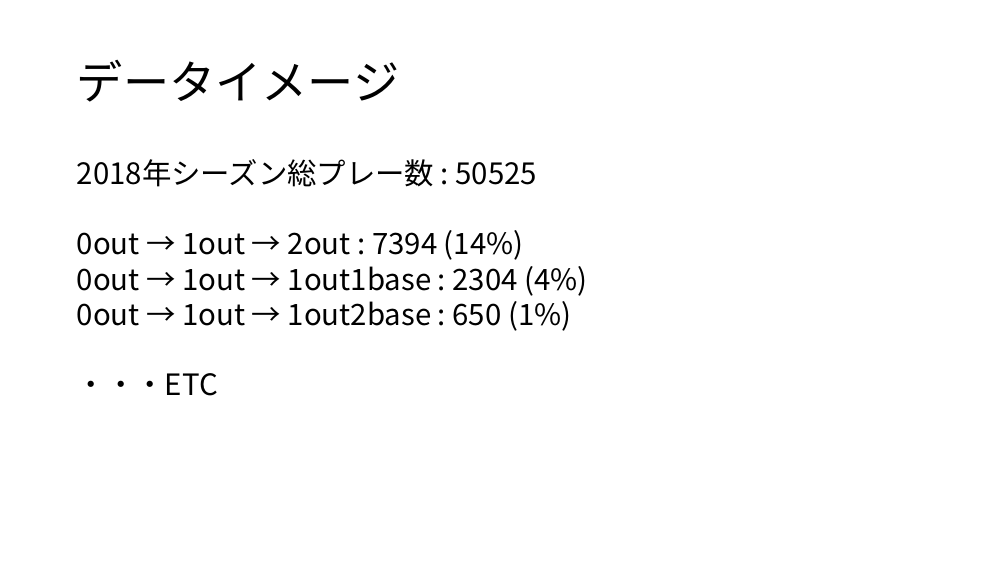
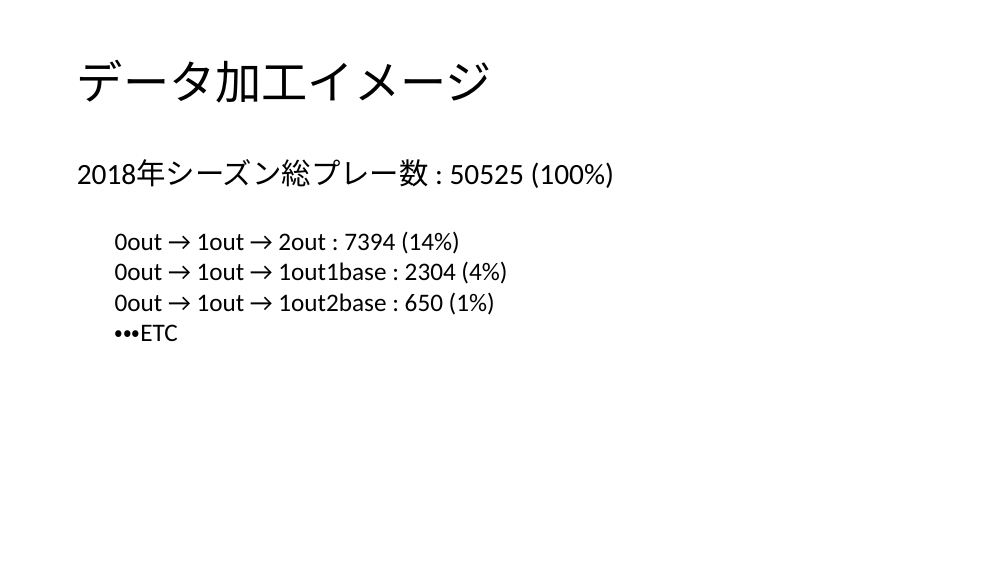
Before and after one commit to hsoccer/baseball, a slide deck: slide 4 of presentation/ゼミ論20181030.pptx. Drawn at 1008x567 pixels with LibreOffice and Linux fonts; fonts in the diff are those of the drawing. Boxes give left, top, right and bottom in pixels: in the first picture for what was removed or moved away, otherwise in the second. Text is boxed around its words. In the diff, an @@ line names an element or a change of style, - is before the commit and + after.

```diff
--- a/presentation/ゼミ論20181030.pptx
+++ b/presentation/ゼミ論20181030.pptx
@@ title at [77,60,492,103]: text changed; font Noto Sans CJK JP to Calibri @@
-データイメージ
+データ加工イメージ
@@ text at [77,159,614,188]: text changed; font Noto Sans CJK JP to Calibri @@
-2018年シーズン総プレー数 : 50525
+2018年シーズン総プレー数 : 50525 (100%)
@@ text at [115,231,507,341]: size 28 to 24 pt, font Noto Sans CJK JP to Calibri in "0out → 1out → 2out : 7394 ...", "0out → 1out → 1out1base : 2304 ...", "0out → 1out → 1out2base : 650 ...", "・・・ETC"; list level 1 to 2 in "0out → 1out → 2out ..."; list level 1 to 2 in "0out → 1out → 1out1base ..."; list level 1 to 2 in "0out → 1out → 1out2base ..."; list level 1 to 2 in "・・・ETC" @@
```
Also in this commit, not shown: 11 other slides changed, 5 slides added, 3 other files.
